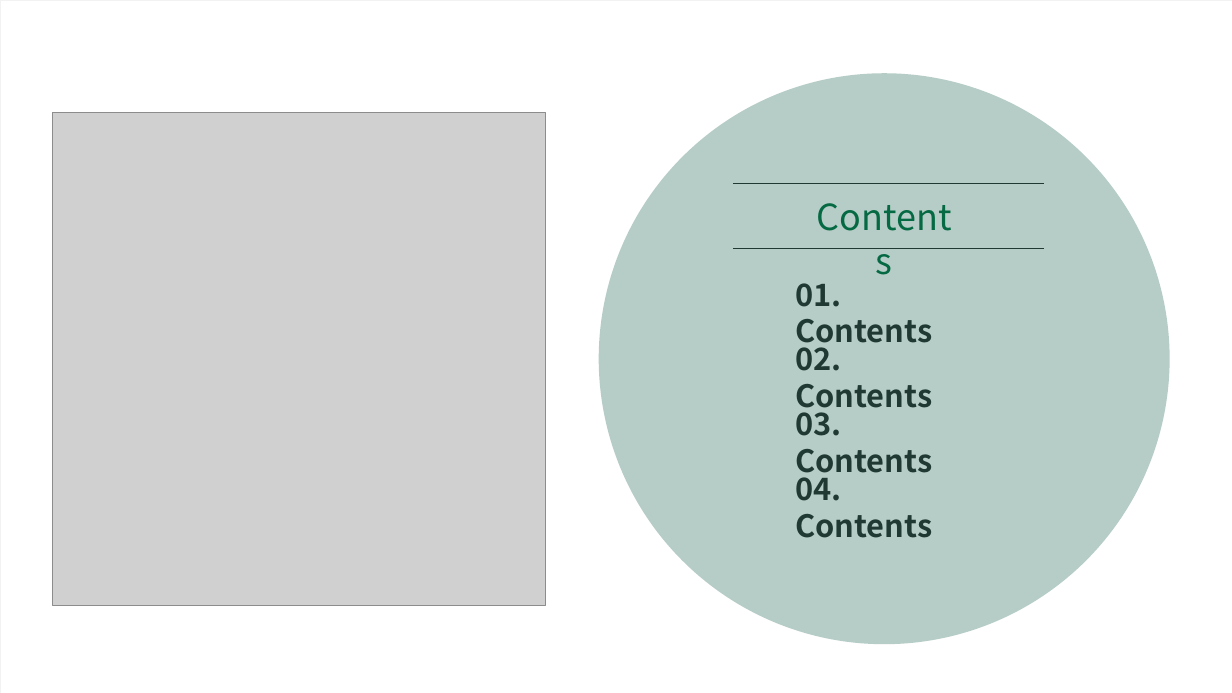
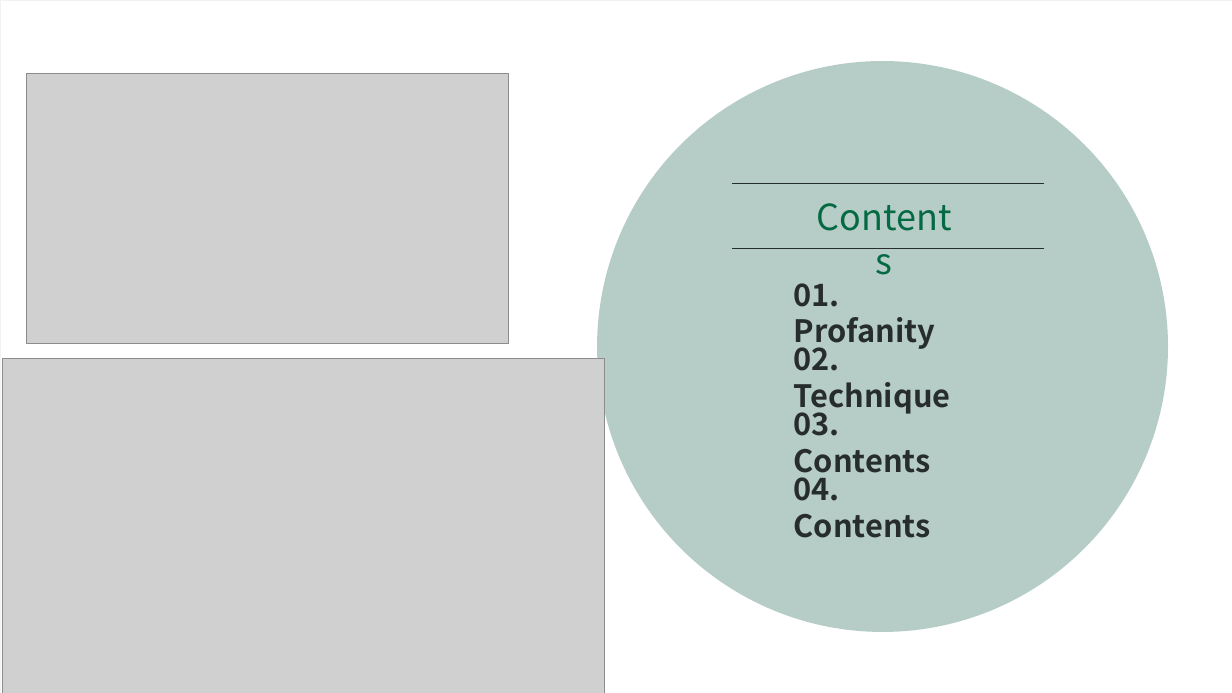
Before and after one commit to nickyoon89/Hackathon_JYN, a slide deck: slide 2 of 1. Document/Hackathon_JYN_PPT.pptx. Drawn at 1232x693 pixels with LibreOffice and Linux fonts; fonts in the diff are those of the drawing; grey boxes stand for pictures. Boxes give left, top, right and bottom in pixels: in the first picture for what was removed or moved away, otherwise in the second. Text is boxed around its words. In the diff, an @@ line names an element or a change of style, - is before the commit and + after.

Commit message:
final ppt

```diff
--- a/1. Document/Hackathon_JYN_PPT.pptx
+++ b/1. Document/Hackathon_JYN_PPT.pptx
@@ picture added at (27,73,508,344) @@
@@ ellipse: place and size @@
-ellipse at (599,73,1170,644)
+ellipse at (597,61,1168,632)
@@ picture removed at (53,113,545,605) @@
@@ text at (794,283,935,351): text changed @@
-01. Contents
+01. Profanity
@@ picture added at (2,359,604,693) @@
@@ text at (794,339,951,416): text changed @@
-02. Contents
+02. Technique
```
Also in this commit, not shown: 3 other slides changed, 6 slides added, 8 slides removed.
